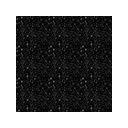
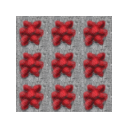
Two versions of the same layered image (128×128). Layer-by-layer changes:
painted on "Layer 1 copy" over [left=48, top=16, right=80, bottom=48]
painted on "Layer 1 copy 2" over [left=80, top=16, right=112, bottom=48]
painted on "Layer 1 copy 3" over [left=80, top=48, right=112, bottom=80]
painted on "Layer 1 copy 4" over [left=16, top=16, right=48, bottom=48]
painted on "Layer 1 copy 5" over [left=16, top=48, right=48, bottom=80]
painted on "Layer 1 copy 6" over [left=48, top=80, right=80, bottom=112]
painted on "Layer 1 copy 7" over [left=16, top=80, right=48, bottom=112]
painted on "Layer 1 copy 8" over [left=80, top=80, right=112, bottom=112]
painted on "Layer 1" over [left=48, top=48, right=80, bottom=80]
